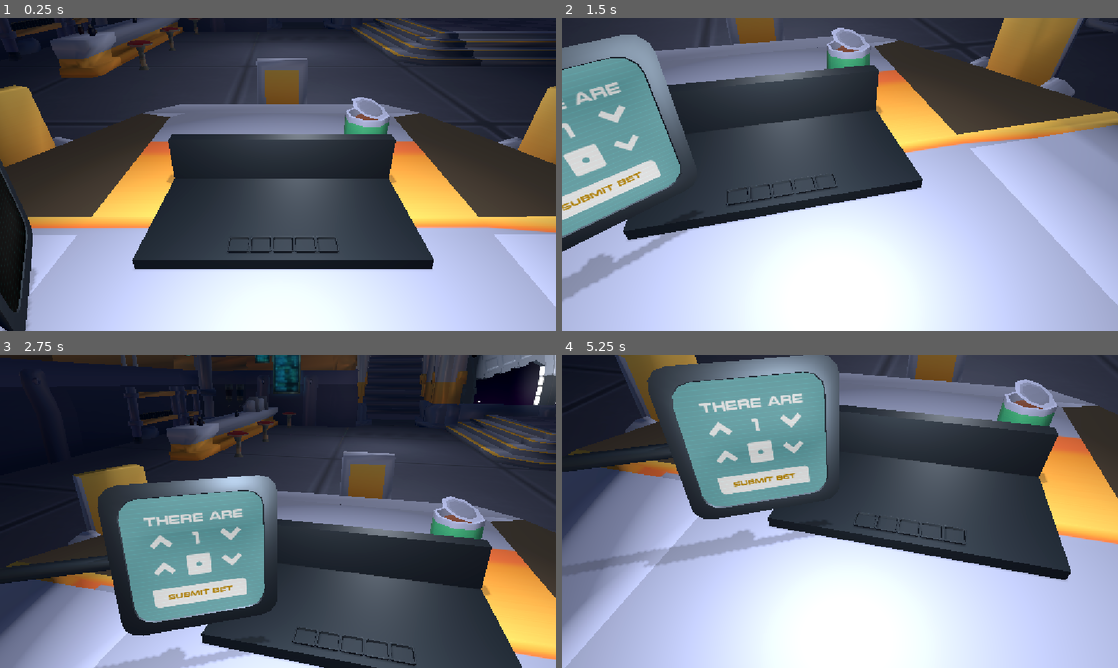
Above: before the commit, frames 1-4 (two rows, left to right).
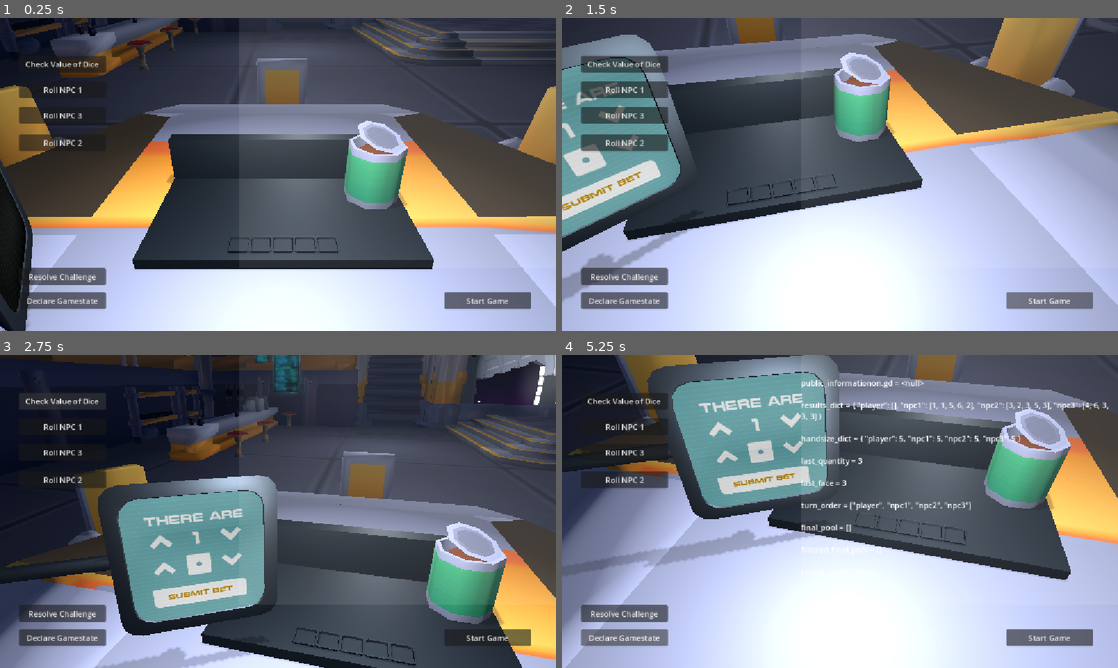
Above: after the commit, the same moments.

Repository: broskiiiadactyl/dice_game
Game: Godot game, scene res://Main.tscn
The game is run twice, just before and just after one commit, with the same random seed, the same clock (stepped at 60 frames per second) and the same inputs.
Inputs (mouse positions are in pixels of both pictures, inside the frame that each line leads up to):
- Up to frame 1 (0.25 s): no input
- Up to frame 2 (1.5 s): click (1051, 299) at 0.5 s, where only the run after the commit has a clickable "Start Game"; click (1051, 299) at 1.25 s, where only the run after the commit has a clickable "Start Game"
- Up to frame 3 (2.75 s): click (61, 401) at 2 s, where only the run after the commit has a clickable "Check Value of Dice"
- Up to frame 4 (5.25 s): click (623, 426) at 2.75 s, where only the run after the commit has a clickable "Roll NPC 1"; click (623, 480) at 3.5 s, where only the run after the commit has a clickable "Roll NPC 2"; click (623, 452) at 4.25 s, where only the run after the commit has a clickable "Roll NPC 3"; click (623, 636) at 5 s, where only the run after the commit has a clickable "Declare Gamestate"

The runs differ from the first frame. In frame 1, 6.6% of the frame differs, in the area x 3-96%, y 12-93%; in frame 2, 8.7%; in frame 3, 7.3%; in frame 4, 9.8%, in the area x 3-99%, y 7-93%.

Commit message:
small changes

Diff:
--- a/Main.tscn
+++ b/Main.tscn
@@ -65,7 +65,7 @@
 
 [node name="Player Cup" parent="Player" unique_id=2144877282 instance=ExtResource("4_cm0pq")]
 unique_name_in_owner = true
-transform = Transform3D(0.37031996, 0, 0.9289042, 0, 1, 0, -0.9289042, 0, 0.37031996, -0.58681214, 0.79552513, 6.081184)
+transform = Transform3D(0.37031996, 0, 0.9289042, 0, 1, 0, -0.9289042, 0, 0.37031996, -0.6824382, 0.8524305, 6.6974306)
 
 [node name="Dice Spawner" parent="Player/Player Cup" unique_id=1254509806 instance=ExtResource("2_r0du0")]
 unique_name_in_owner = true
@@ -217,7 +217,6 @@
 spot_angle = 17.065355
 
 [node name="DebugControl" type="Control" parent="." unique_id=1723807975]
-visible = false
 layout_mode = 3
 anchors_preset = 15
 anchor_right = 1.0
--- a/Scripts/main.gd
+++ b/Scripts/main.gd
@@ -68,7 +68,7 @@
 	var ray_start : Vector3 = camera.project_ray_origin(mouse_pos)
 	var ray_direction : Vector3 = camera.project_ray_normal(mouse_pos)
 
-	var plane := Plane(Vector3.BACK, camera.global_position.z - depth_offset)
+	var plane := Plane(Vector3.BACK, cup.global_position.z)
 	var intersection : Vector3 = plane.intersects_ray(ray_start, ray_direction)
 
 	if intersection:
@@ -133,7 +133,6 @@
 
 		die.global_position = %Playmat.slot_dict[slot_name].global_position
 
-		%PublicInformation.set_dice_value(die.dice_value)
 		die.snap_to_world_axes()
 		die.display_value(true)
 		await get_tree().create_timer(0.1).timeout
